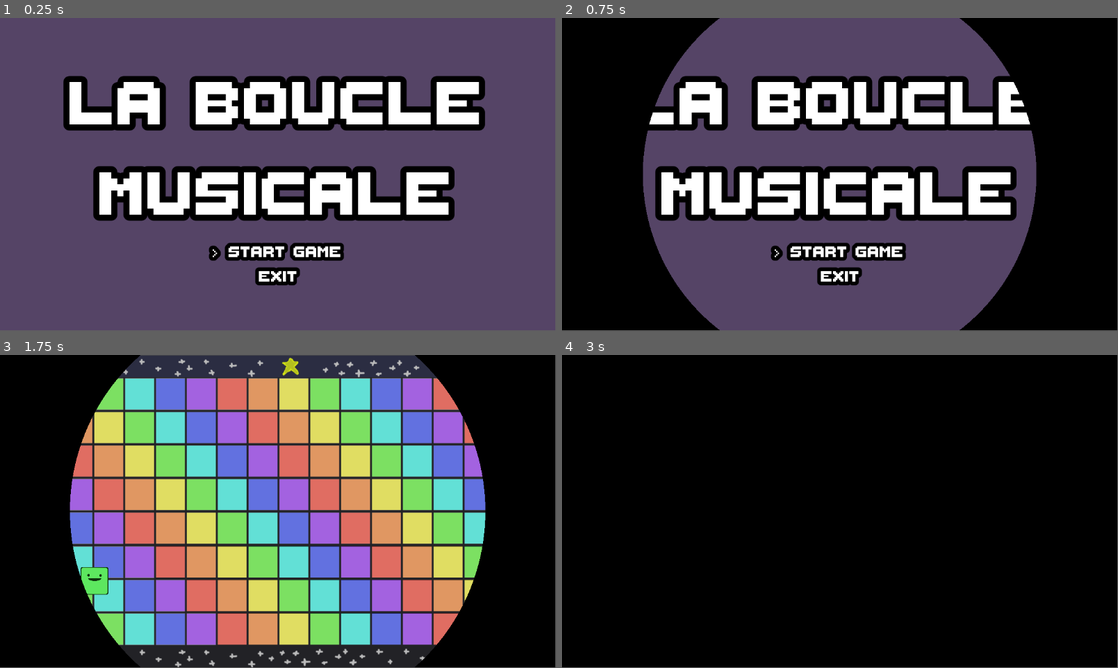
Above: before the commit, frames 1-4 (two rows, left to right).
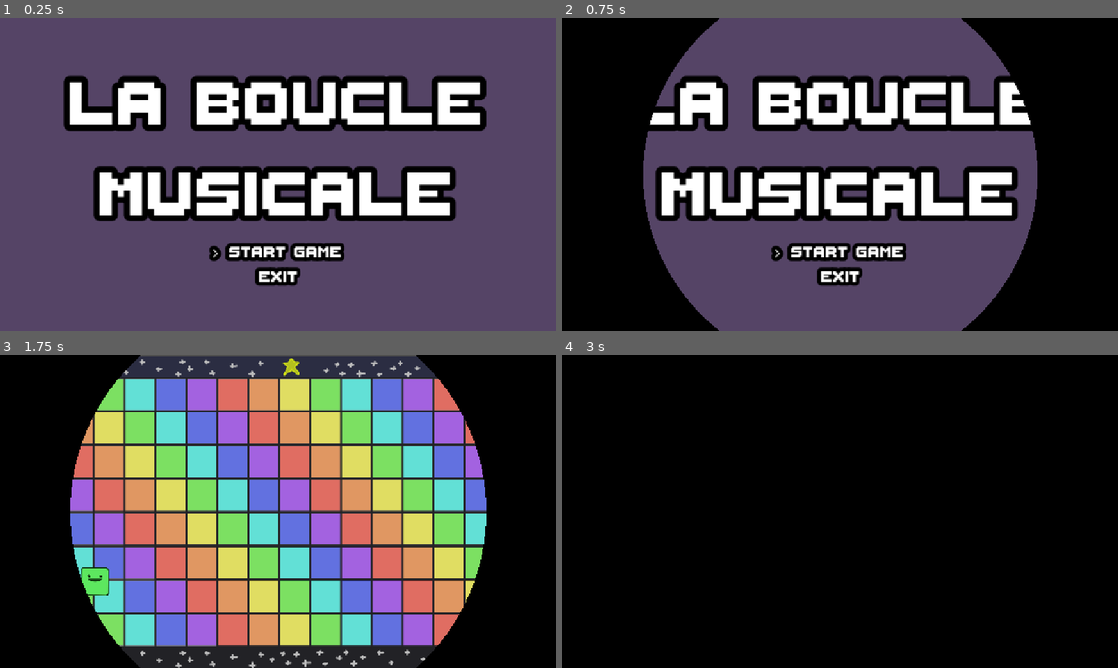
Above: after the commit, the same moments.

Repository: les-brows/la-boucle-musicale
Game: Godot game, scene res://Levels/MainMenu/MainMenu.tscn
Two runs of this game, one before a commit and one after it. Both use one fixed random seed, a clock stepped at 60 frames per second and the inputs below.
Inputs (mouse positions are in pixels of both pictures, inside the frame that each line leads up to):
- Up to frame 1 (0.25 s): no input
- Up to frame 2 (0.75 s): tap Enter (ui_accept) at 0.5 s; move the mouse to (962, 158) at 0.52 s; hold D (player1_right) from 0.53 s (still down); right-click (962, 158) at 0.6 s
- Up to frame 3 (1.75 s): tap Enter (ui_accept) at 0.77, 1.52 s; move the mouse to (166, 527) at 1.27 s; release D (player1_right) at 1.28 s; hold S (player1_down) from 1.28 s (still down); right-click (166, 527) at 1.35 s
- Up to frame 4 (3 s): move the mouse to (895, 442) at 2.02 s; release S (player1_down) at 2.03 s; hold D (player1_right) 2.03-2.78 s; right-click (895, 442) at 2.1 s; tap Enter (ui_accept) at 2.75 s; move the mouse to (812, 574) at 2.77 s; hold O (player1_shoot_up) from 2.78 s (still down); right-click (812, 574) at 2.85 s
In our replay, the window is 799x449 before the commit and 800x450 after it. These sizes can differ from the game's own. Grey fills any space a smaller window leaves; there, only what the larger window draws over its background counts as a difference.

The runs differ from the first frame. In frame 1, 4.4% of the frame differs, in the area x 11-88%, y 18-86%; in frame 2, 4.5%; in frame 3, 9.4%, in the area x 12-88%, y 0-100%; in frame 4, only the window size differs.

Commit message:
feat: make game fullscreen

Diff:
--- a/project.godot
+++ b/project.godot
@@ -19,6 +19,11 @@
 
 Globals="*res://globals.gd"
 SceneTransition="*res://Levels/MainMenu/SceneTransition.tscn"
+
+[display]
+
+window/size/mode=3
+window/stretch/mode="canvas_items"
 
 [input]
 
